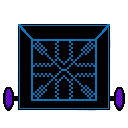
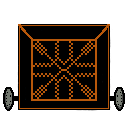
Layered file, before and after one edit (128×128). Changes by layer:
painted on "face" over <box>5,24,123,109</box>
painted on "Paint Layer 1" over <box>5,24,123,109</box>
